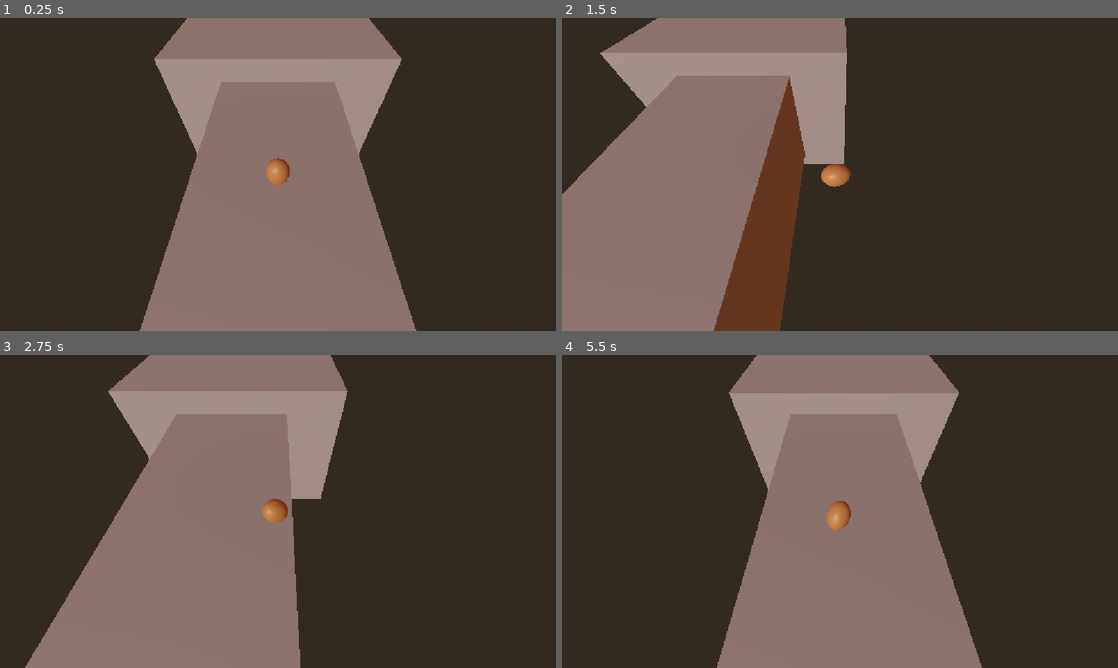
Above: before the commit, frames 1-4 (two rows, left to right).
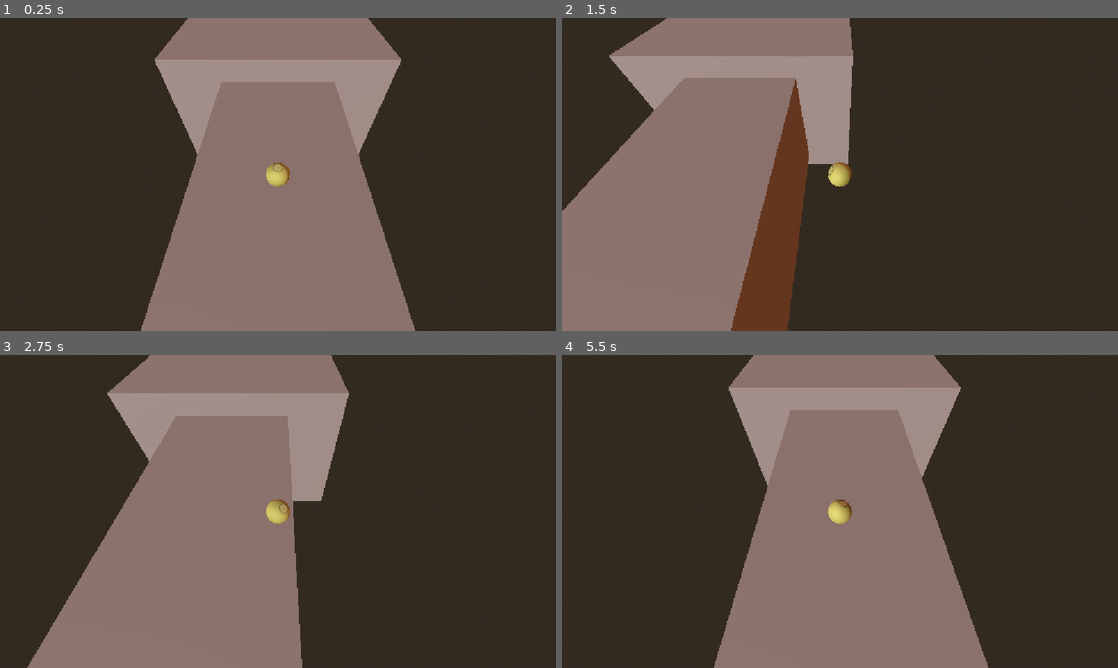
Above: after the commit, the same moments.

Repository: DestroyerMob/rolypoly
Game: Godot game, scene res://scenes/hole_one.tscn
Two runs of this game, one before a commit and one after it. Both use one fixed random seed, a clock stepped at 60 frames per second and the inputs below. This scene is started directly instead of the project's main scene.
Inputs:
- Up to frame 1 (0.25 s): no input
- Up to frame 2 (1.5 s): tap Enter at 0.5 s; hold D (right) 0.53-1.28 s; tap Space (jump) at 0.77 s; hold S (backward) from 1.28 s (still down)
- Up to frame 3 (2.75 s): tap Space (jump) at 1.52 s; release S (backward) at 2.03 s; hold D (right) from 2.03 s (still down)
- Up to frame 4 (5.5 s): release D (right) at 2.78 s; hold W (forward) 2.78-3.53 s; tap Space (jump) at 3.02, 3.77, 4.52 s; hold A (left) 3.53-5.03 s; hold S (backward) from 5.03 s (still down)

The runs differ from the first frame. In frame 1, 0.6% of the frame differs, in the area x 25-75%, y 0-100%; in frame 2, 5.2%, in the area x 0-53%, y 0-100%; in frame 3, 1.4%; in frame 4, 2.5%.

Commit message:
Added peeled onion as ball type

Diff:
--- /dev/null
+++ b/packed_scenes/player_naked_onion.tscn
@@ -0,0 +1,12 @@
+[gd_scene format=3 uid="uid://bw0rr7rnpumuh"]
+
+[ext_resource type="PackedScene" uid="uid://djiilbxcqnx2h" path="res://packed_scenes/player.tscn" id="1_24lx0"]
+[ext_resource type="PackedScene" uid="uid://clifvs04c7bec" path="res://models/vegetables/onion/OnionNaked.glb" id="2_qinr3"]
+
+[node name="Player" unique_id=1887833892 instance=ExtResource("1_24lx0")]
+
+[node name="MeshInstance3D" parent="CollisionShape3D" parent_id_path=PackedInt32Array(181200873) index="0" unique_id=1398664333]
+visible = false
+
+[node name="OnionNaked" parent="CollisionShape3D" parent_id_path=PackedInt32Array(181200873) index="1" unique_id=832956872 instance=ExtResource("2_qinr3")]
+transform = Transform3D(0.28, 0, 0, 0, 0.28, 0, 0, 0, 0.28, 0, -0.55858964, 0)
--- a/scenes/hole_one.tscn
+++ b/scenes/hole_one.tscn
@@ -2,7 +2,7 @@
 
 [ext_resource type="PackedScene" uid="uid://13eepn7as43i" path="res://scenes/death_zone.tscn" id="1_ljh47"]
 [ext_resource type="Script" uid="uid://djp4yg53u5qk6" path="res://scripts/camera.gd" id="2_eanlv"]
-[ext_resource type="PackedScene" uid="uid://dkmlansq43ews" path="res://packed_scenes/player_egg.tscn" id="3_eanlv"]
+[ext_resource type="PackedScene" uid="uid://bw0rr7rnpumuh" path="res://packed_scenes/player_naked_onion.tscn" id="3_eanlv"]
 [ext_resource type="PackedScene" uid="uid://bb3evr04ihd2t" path="res://scenes/flag_hole.tscn" id="4_flghl"]
 
 [sub_resource type="BoxShape3D" id="BoxShape3D_vtqdj"]
Binary file added: models/vegetables/onion/OnionNaked.glb
Not shown, added: models/vegetables/onion/OnionNaked.glb.import
Binary file added: models/vegetables/onion/OnionNaked_OnionNakedTop_BaseColour.png
Not shown, added: models/vegetables/onion/OnionNaked_OnionNakedTop_BaseColour.png.import
Binary file added: models/vegetables/onion/OnionNaked_OnionNaked_BaseColour.png
Not shown, added: models/vegetables/onion/OnionNaked_OnionNaked_BaseColour.png.import
Binary file added: models/vegetables/onion/OnionNaked_stripes.png
Not shown, added: models/vegetables/onion/OnionNaked_stripes.png.import
